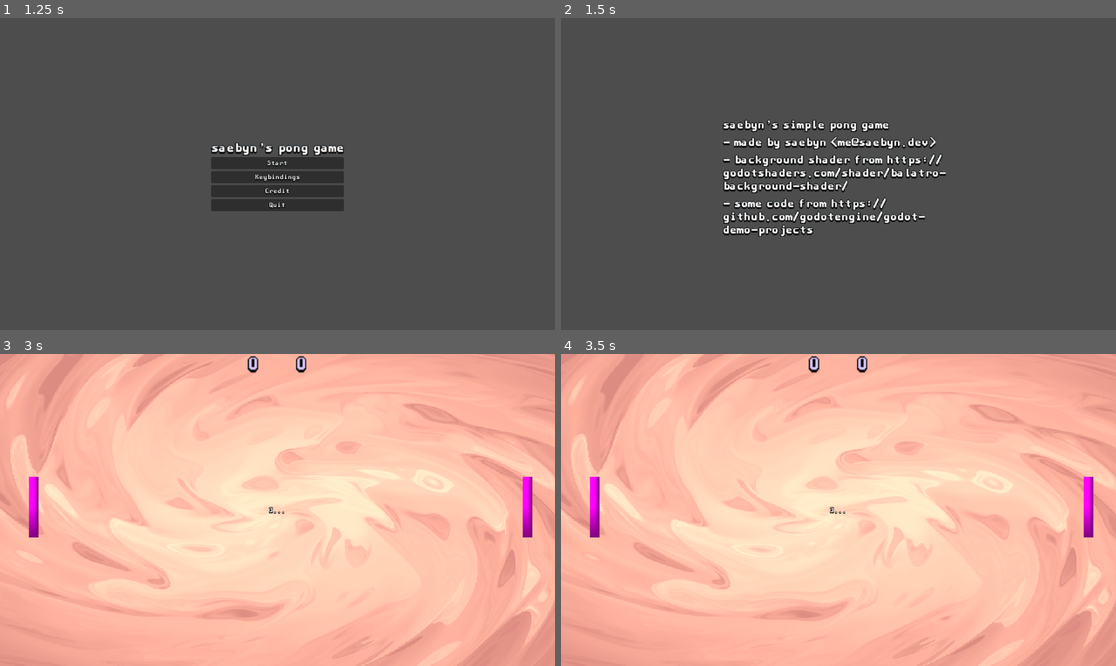
Above: before the commit, frames 1-4 (two rows, left to right).
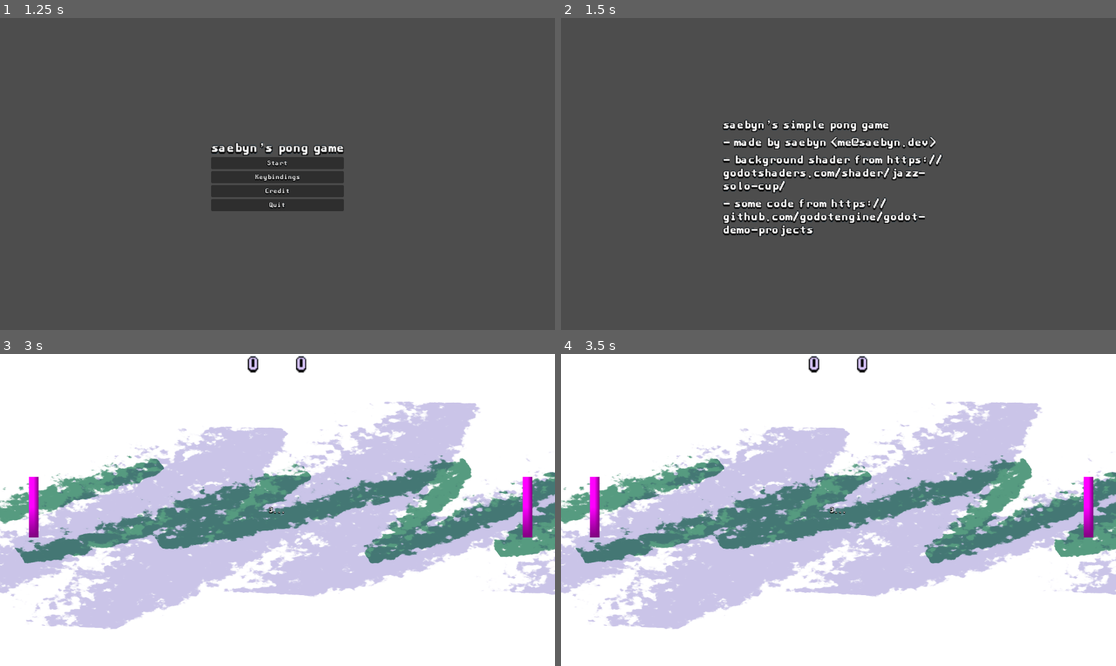
Above: after the commit, the same moments.

Repository: saebyn/godot-pong-game
Game: Godot game, scene res://scenes/splash.tscn
Same seed, same stepped clock (60 frames per second), same inputs: the game is played once before the commit and once after it.
Inputs (mouse positions are in pixels of both pictures, inside the frame that each line leads up to):
- Up to frame 1 (1.25 s): tap Enter at 0.5 s; move the mouse to (399, 158) at 0.52 s; hold W (move_up) from 0.53 s (still down); click (399, 158) at 0.67 s
- Up to frame 2 (1.5 s): release W (move_up) at 1.25 s; click "Credit" at 1.25 s
- Up to frame 3 (3 s): tap Space at 2 s; move the mouse to (166, 525) at 2.02 s; hold R (move_down) 2.03-2.75 s; click "Start" at 2.75 s
- Up to frame 4 (3.5 s): no input

Frame 1 is identical in both runs. In frame 2, 0.6% of the frame differs, in the area x 29-70%, y 47-57%; in frame 3, 99%, in the area x 0-100%, y 0-100%; in frame 4, 99%.

Commit message:
Refactor shader materials and update credits with new shader source

Diff:
--- a/materials/new_shader_material.tres
+++ b/materials/new_shader_material.tres
@@ -1,17 +1,12 @@
 [gd_resource type="ShaderMaterial" load_steps=2 format=3 uid="uid://fymyq4epl6wb"]
 
-[ext_resource type="Shader" uid="uid://bqae7hh62u73j" path="res://shaders/balatro.gdshader" id="1_ehi37"]
+[ext_resource type="Shader" uid="uid://bqae7hh62u73j" path="res://shaders/background.gdshader" id="1_ehi37"]
 
 [resource]
 shader = ExtResource("1_ehi37")
-shader_parameter/spin_rotation_speed = 35.66
-shader_parameter/move_speed = 2.38
-shader_parameter/offset = Vector2(0, 0)
-shader_parameter/colour_1 = Color(0.715551, 0.370558, 0.615792, 1)
-shader_parameter/colour_2 = Color(0.516237, 0.379234, 0.172279, 1)
-shader_parameter/colour_3 = Color(0.086, 0.137, 0.145, 1)
-shader_parameter/contrast = -2.96
-shader_parameter/lighting = 0.4
-shader_parameter/spin_amount = 0.25
-shader_parameter/pixel_filter = 740.0
-shader_parameter/is_rotating = false
+shader_parameter/big_color = Color(0.79118, 0.768969, 0.909743, 1)
+shader_parameter/small_color = Color(0.338129, 0.608904, 0.500831, 1)
+shader_parameter/big_speed = -0.00299991
+shader_parameter/small_speed = 0.0020001
+shader_parameter/big_size = 1.015
+shader_parameter/small_size = 1.023
--- a/scenes/credits.tscn
+++ b/scenes/credits.tscn
@@ -29,7 +29,7 @@
 theme_override_font_sizes/normal_font_size = 27
 text = "saebyn's simple pong game
 - made by saebyn <me@saebyn.dev>
-- background shader from https://godotshaders.com/shader/balatro-background-shader/
+- background shader from https://godotshaders.com/shader/jazz-solo-cup/
 - some code from https://github.com/godotengine/godot-demo-projects"
 fit_content = true
 scroll_active = false
--- /dev/null
+++ b/shaders/background.gdshader
@@ -0,0 +1,136 @@
+shader_type canvas_item;
+
+// Adjustable parameters
+uniform vec3 big_color : source_color = vec3(0.0, 0.7, 0.7);
+uniform vec3 small_color : source_color = vec3(0.8, 0.0, 0.8);
+uniform float big_speed : hint_range(-2.0, 2.0) = 0.3;
+uniform float small_speed : hint_range(-2.0, 2.0) = 0.35;
+uniform float big_size : hint_range(0.1, 2.0) = 1.0;
+uniform float small_size : hint_range(0.1, 2.0) = 1.0;
+
+// Constants
+const float BRUSH_SHARPNESS = 30.0;
+const float BIG_CONNECTION = 0.9;
+const int BIG_COUNT = 6;
+const float BIG_PITCH = 0.5;
+const vec2 BIG_TOP = vec2(-0.4, 0.85);
+const vec2 BIG_BOTTOM = vec2(0.4, 0.15);
+const vec2 BIG_BRUSH = vec2(-0.17, -0.01);
+
+const float SMALL_CONNECTION = 0.8;
+const int SMALL_COUNT = 8;
+const float SMALL_PITCH = 0.3;
+const vec2 SMALL_TOP = vec2(-0.25, 0.65);
+const vec2 SMALL_BOTTOM = vec2(0.25, 0.35);
+const vec2 SMALL_BRUSH = vec2(-0.02, -0.05);
+
+// Precalculated constants
+const mat2 M = mat2(vec2(1.616, 1.212), vec2(-1.212, 1.616));
+const float BS1 = BRUSH_SHARPNESS + 1.0;
+
+// Hash functions adapted from David Hoskins
+float hash11(float p) {
+    vec2 p2 = fract(p * vec2(5.3983, 5.4427));
+    p2 += dot(p2.yx, p2.xy + vec2(21.5351, 14.3137));
+    return fract(p2.x * p2.y * 95.4337);
+}
+
+vec2 hash21(float p) {
+    vec2 p2 = fract(p * vec2(5.3983, 5.4427));
+    p2 += dot(p2.yx, p2.xy + vec2(21.5351, 14.3137));
+    return fract(vec2(p2.x * p2.y * 95.4337, p2.x * p2.y * 97.597));
+}
+
+float hash12(vec2 p) {
+    p = fract(p * vec2(5.3983, 5.4427));
+    p += dot(p.yx, p.xy + vec2(21.5351, 14.3137));
+    return fract(p.x * p.y * 95.4337);
+}
+
+float noise12(vec2 p) {
+    vec2 i = floor(p);
+    vec2 f = fract(p);
+    vec2 u = f * f * (3.0 - 2.0 * f);
+    return mix(
+        mix(hash12(i + vec2(0.0, 0.0)), hash12(i + vec2(1.0, 0.0)), u.x),
+        mix(hash12(i + vec2(0.0, 1.0)), hash12(i + vec2(1.0, 1.0)), u.x),
+        u.y
+    );
+}
+
+float fbm12(vec2 p) {
+    float f = noise12(p); p = M * p;
+    f += 0.5 * noise12(p); p = M * p;
+    f += 0.25 * noise12(p); p = M * p;
+    f += 0.125 * noise12(p);
+    return f / 1.875;
+}
+
+float add_stroke(vec2 pos, vec2 a, vec2 b, vec2 brush, float edge, float falloff) {
+    vec2 dir = b - a;
+    vec2 p = pos - a;
+    float d = (dir.y * p.x - dir.x * p.y) / (dir.y * brush.x - dir.x * brush.y);
+    d = clamp(d, 0.0, 1.0);
+    p = pos - d * brush;
+    float e = (distance(p, a) + distance(p, b) - length(dir)) / edge;
+    return (1.0 - falloff * d) * max(1.0 - e, 0.0);
+}
+
+float brush(vec2 pos, float stroke) {
+    float p = BRUSH_SHARPNESS * fbm12(70.0 * pos);
+    float s = 0.75 * stroke;
+    return 1.0 / (pow(1.0 / (1.0 - s), p) * pow(1.0 / s, p - BS1) / (s - 1.0) - 1.0) + 1.0;
+}
+
+void fragment() {
+    vec3 color = vec3(1.0);
+    vec3 big_c = vec3(1.0) - big_color;
+    vec3 small_c = vec3(1.0) - small_color;
+
+    // Calculate position based on UV coordinates
+    vec2 pos = UV + vec2(big_speed * TIME, 0.0);
+    float id_offset = floor(big_speed * TIME / BIG_PITCH);
+    float stroke = 0.0;
+    vec2 last = vec2(-0.5, 0.5);
+
+    // Big strokes
+    for (int i = 0; i < BIG_COUNT; ++i) {
+        float id = float(i) + id_offset;
+
+        vec2 offset = vec2(id * BIG_PITCH, 0.0);
+        vec2 top = offset + big_size * BIG_TOP + 0.1 - 0.2 * hash21(id);
+        vec2 bottom = offset + big_size * BIG_BOTTOM + 0.1 - 0.2 * hash21(id + 0.1);
+
+        if (hash11(id + 0.2) < BIG_CONNECTION) {
+            stroke = max(stroke, add_stroke(pos, last, top, big_size * BIG_BRUSH, 0.02, 0.6));
+        }
+        stroke = max(stroke, add_stroke(pos, top, bottom, big_size * BIG_BRUSH, 0.02, 0.6));
+
+        last = bottom;
+    }
+    color *= vec3(1.0) - brush(pos, stroke) * big_c;
+
+    // Small strokes
+    pos = UV + vec2(small_speed * TIME, 0.0);
+    id_offset = floor(small_speed * TIME / SMALL_PITCH);
+    stroke = 0.0;
+    last = vec2(-0.5, 0.5);
+
+    for (int i = 0; i < SMALL_COUNT; ++i) {
+        float id = float(i) + id_offset;
+
+        vec2 offset = vec2(id * SMALL_PITCH, 0.0);
+        vec2 top = offset + small_size * SMALL_TOP + 0.05 - 0.1 * hash21(id + 0.3);
+        vec2 bottom = offset + small_size * SMALL_BOTTOM + 0.05 - 0.1 * hash21(id + 0.4);
+
+        if (hash11(id + 0.5) < SMALL_CONNECTION) {
+            stroke = max(stroke, add_stroke(pos, last, top, small_size * SMALL_BRUSH, 0.01, 0.6));
+        }
+        stroke = max(stroke, add_stroke(pos, top, bottom, small_size * SMALL_BRUSH, 0.01, 0.6));
+
+        last = bottom;
+    }
+    color *= vec3(1.0) - brush(pos, stroke) * small_c;
+
+    COLOR = vec4(color, 1.0);
+}
--- a/shaders/balatro.gdshader
+++ /dev/null
@@ -1,62 +0,0 @@
-shader_type canvas_item;
-//took it directly from balatro source code
-//buy balatro now: https://www.playbalatro.com
-
-
-uniform highp float spin_rotation_speed = 2.0;
-uniform highp float move_speed = 7.0;
-uniform highp vec2 offset = vec2(0., 0.);
-uniform highp vec4 colour_1 : source_color = vec4(0.871, 0.267, 0.231, 1.0);
-uniform highp vec4 colour_2 : source_color = vec4(0.0, 0.42, 0.706, 1.0);
-uniform highp vec4 colour_3 : source_color = vec4(0.086, 0.137, 0.145, 1.0);
-uniform highp float contrast = 3.5;
-uniform highp float lighting = 0.4;
-uniform highp float spin_amount = 0.25;
-uniform highp float pixel_filter = 740.;
-uniform bool is_rotating = false;
-#define SPIN_EASE 1.0
-
-
-vec4 effect(vec2 screenSize, vec2 screen_coords){
-
-	highp float pixel_size = length(screenSize.xy) / pixel_filter;
-    highp vec2 uv = (floor(screen_coords.xy*(1./pixel_size))*pixel_size - 0.5*screenSize.xy)/length(screenSize.xy) - offset;
-    highp float uv_len = length(uv);
-
-
-    highp float speed = (spin_rotation_speed*SPIN_EASE*0.2);
-	if(is_rotating){
-		speed = TIME * speed;
-	}
-	speed += 302.2;
-    highp float new_pixel_angle = (atan(uv.y, uv.x)) + speed - SPIN_EASE*20.*(1.*spin_amount*uv_len + (1. - 1.*spin_amount));
-    highp vec2 mid = (screenSize.xy/length(screenSize.xy))/2.;
-    uv = (vec2((uv_len * cos(new_pixel_angle) + mid.x), (uv_len * sin(new_pixel_angle) + mid.y)) - mid);
-
-    uv *= 30.;
-    speed = TIME*(move_speed);
-	highp vec2 uv2 = vec2(uv.x+uv.y);
-
-	for(int i=0; i < 5; i++) {
-		uv2 += sin(max(uv.x, uv.y)) + uv;
-		uv  += 0.5*vec2(cos(5.1123314 + 0.353*uv2.y + speed*0.131121),sin(uv2.x - 0.113*speed));
-		uv  -= 1.0*cos(uv.x + uv.y) - 1.0*sin(uv.x*0.711 - uv.y);
-	}
-
-
-    highp float contrast_mod = (0.25*contrast + 0.5*spin_amount + 1.2);
-	highp float paint_res = min(2., max(0.,length(uv)*(0.035)*contrast_mod));
-    highp float c1p = max(0.,1. - contrast_mod*abs(1.-paint_res));
-    highp float c2p = max(0.,1. - contrast_mod*abs(paint_res));
-    highp float c3p = 1. - min(1., c1p + c2p);
-
-	highp float ligth = (lighting - 0.2) * max(c1p*5. - 4., 0.) + lighting * max(c2p*5. - 4., 0.);
-	highp vec4 ret_col = (0.3/contrast)*colour_1 + (1. - 0.3/contrast)*(colour_1*c1p + colour_2*c2p + vec4(c3p*colour_3.rgb, c3p*colour_1.a)) + ligth;
-	return ret_col;
-}
-
-
-void fragment() {
-    vec2 uv = UV;
-	COLOR *= effect(TEXTURE_PIXEL_SIZE, uv);
-}
Renamed: shaders/balatro.gdshader.uid -> shaders/background.gdshader.uid
